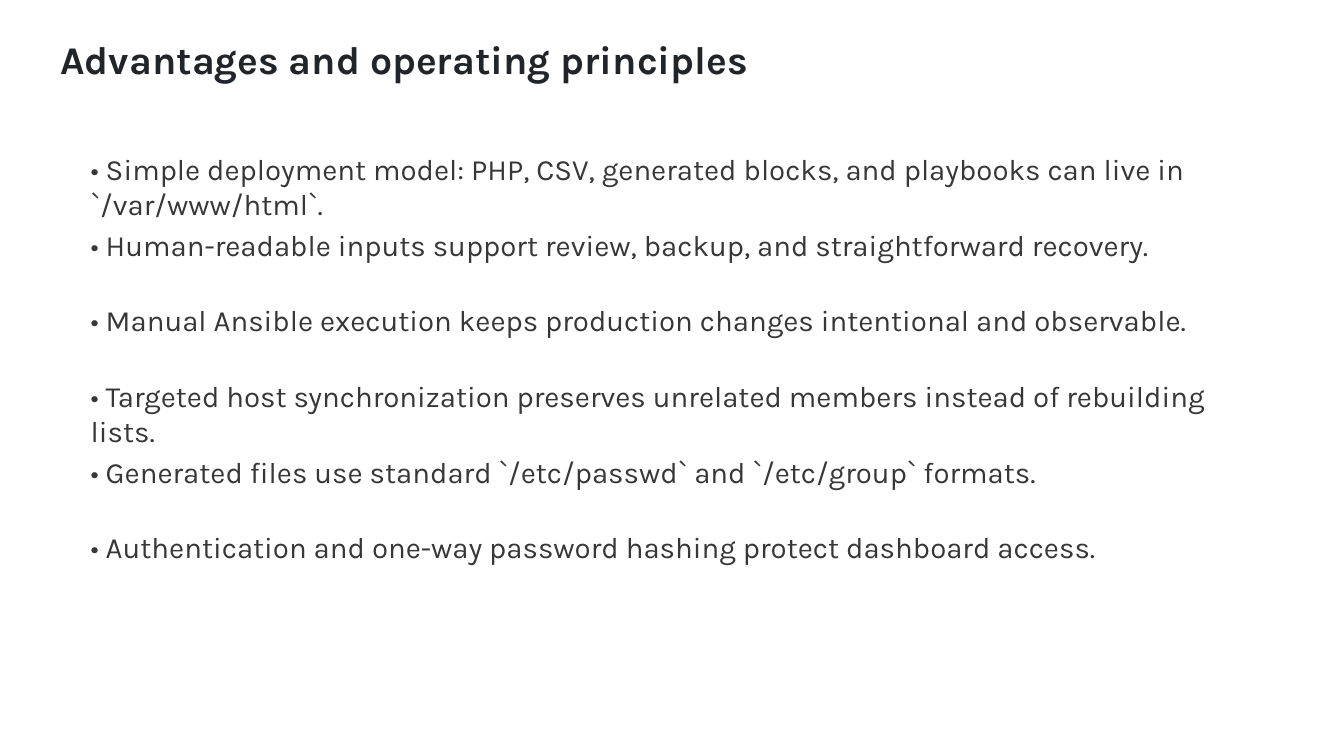
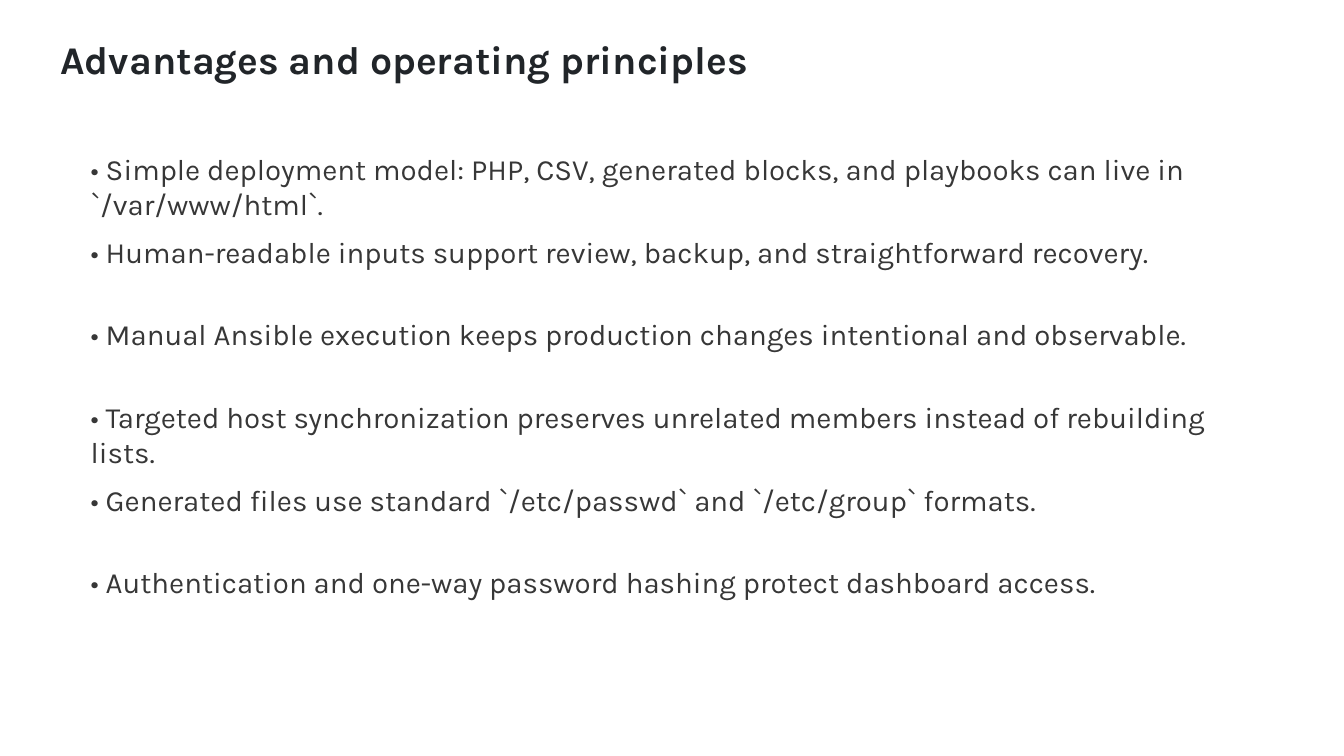
Before and after one commit to tomsandholm/csv-user-manager, a slide deck: slide 8 of docs/csv-user-manager-presentation.pptx. Drawn at 1344x756 pixels with LibreOffice and Linux fonts; fonts in the diff are those of the drawing. Boxes give left, top, right and bottom in pixels: in the first picture for what was removed or moved away, otherwise in the second. Text is boxed around its words. In the diff, an @@ line names an element or a change of style, - is before the commit and + after.

```diff
--- a/docs/csv-user-manager-presentation.pptx
+++ b/docs/csv-user-manager-presentation.pptx
@@ text "• Human-readable inputs support review, ...": place and size @@
-text "• Human-readable inputs support review, ..." at bbox=[106, 235, 1148, 263]
+text "• Human-readable inputs support review, ..." at bbox=[106, 242, 1148, 270]
@@ text "• Manual Ansible execution keeps ...": place and size @@
-text "• Manual Ansible execution keeps ..." at bbox=[106, 311, 1185, 338]
+text "• Manual Ansible execution keeps ..." at bbox=[106, 325, 1185, 352]
@@ text "• Targeted host synchronization preserves ...": place and size @@
-text "• Targeted host synchronization preserves ..." at bbox=[91, 387, 1204, 443]
+text "• Targeted host synchronization preserves ..." at bbox=[91, 408, 1204, 464]
@@ text "• Generated files use standard ...": place and size @@
-text "• Generated files use standard ..." at bbox=[106, 460, 1035, 490]
+text "• Generated files use standard ..." at bbox=[106, 488, 1035, 518]
@@ text "• Authentication and one-way password ...": place and size @@
-text "• Authentication and one-way password ..." at bbox=[106, 538, 1095, 565]
+text "• Authentication and one-way password ..." at bbox=[106, 573, 1095, 600]
```
Also in this commit, not shown: 2 other slides changed, 1 other file.
